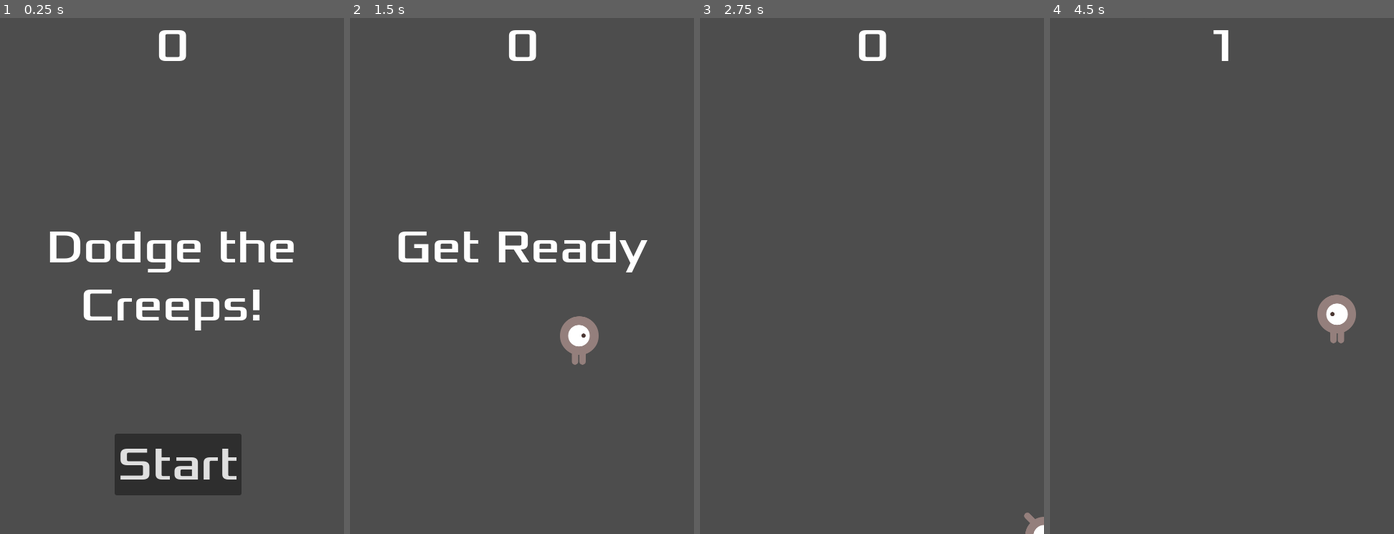
Above: before the commit, frames 1-4 (left to right).
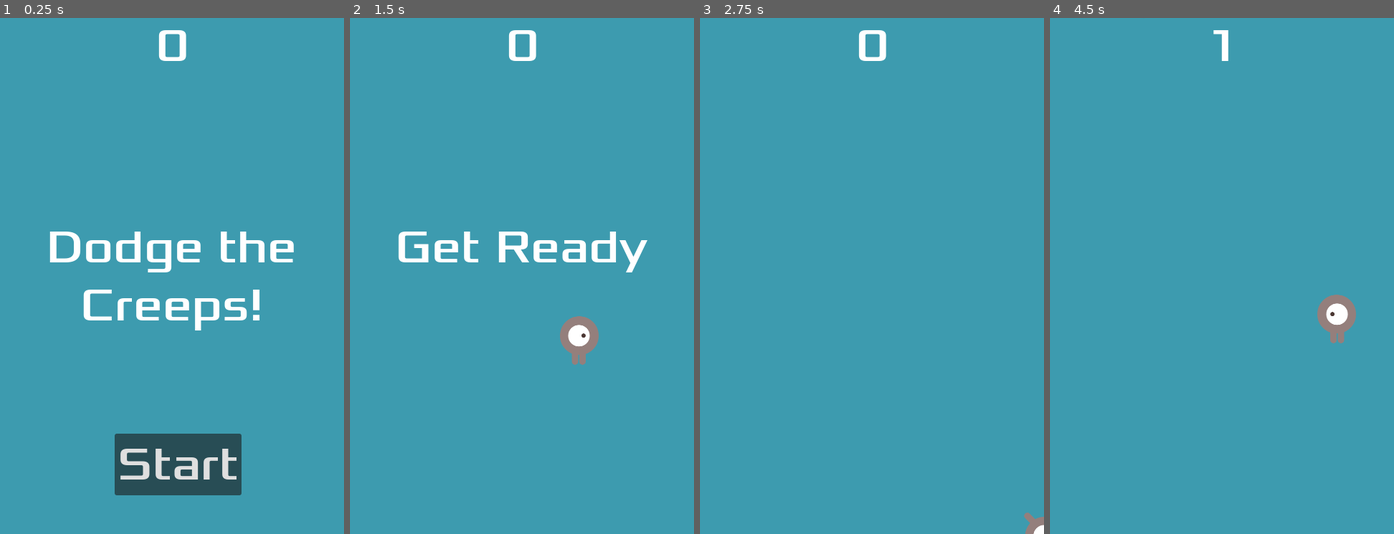
Above: after the commit, the same moments.

Repository: abdul-rehman-d/dodge_the_creeps
Game: Godot game, scene res://Main.tscn
Two runs of this game, one before a commit and one after it. Both use one fixed random seed, a clock stepped at 60 frames per second and the inputs below.
Inputs:
- Up to frame 1 (0.25 s): no input
- Up to frame 2 (1.5 s): click "Start" at 0.5 s; tap Enter at 1.25 s; hold Right (move_right) from 1.28 s (still down)
- Up to frame 3 (2.75 s): release Right (move_right) at 2.03 s; hold Down (move_down) from 2.03 s (still down)
- Up to frame 4 (4.5 s): release Down (move_down) at 2.78 s; hold Right (move_right) 2.78-3.53 s; hold Up (move_up) 3.53-4.28 s; hold Left (move_left) from 4.28 s (still down)

The runs differ from the first frame. In frame 1, 96% of the frame differs, in the area x 0-100%, y 0-100%; in frame 2, 97%; in frame 3, 100%; in frame 4, 99%.

Commit message:
added colorrect for bg

Diff:
--- a/Main.tscn
+++ b/Main.tscn
@@ -14,6 +14,14 @@
 [node name="Main" type="Node"]
 script = ExtResource("1_aqbl4")
 mob_scene = ExtResource("2_lel42")
+
+[node name="ColorRect" type="ColorRect" parent="."]
+anchors_preset = 15
+anchor_right = 1.0
+anchor_bottom = 1.0
+grow_horizontal = 2
+grow_vertical = 2
+color = Color(0.239216, 0.607843, 0.686275, 1)
 
 [node name="Player" parent="." instance=ExtResource("2_vtyfd")]
 
--- a/Player.tscn
+++ b/Player.tscn
@@ -44,7 +44,7 @@
 [node name="AnimatedSprite2D" type="AnimatedSprite2D" parent="."]
 sprite_frames = SubResource("SpriteFrames_jbe07")
 animation = &"up"
-frame_progress = 0.393522
+frame_progress = 0.941891
 
 [node name="CollisionShape2D" type="CollisionShape2D" parent="."]
 shape = SubResource("CapsuleShape2D_6t1tb")
